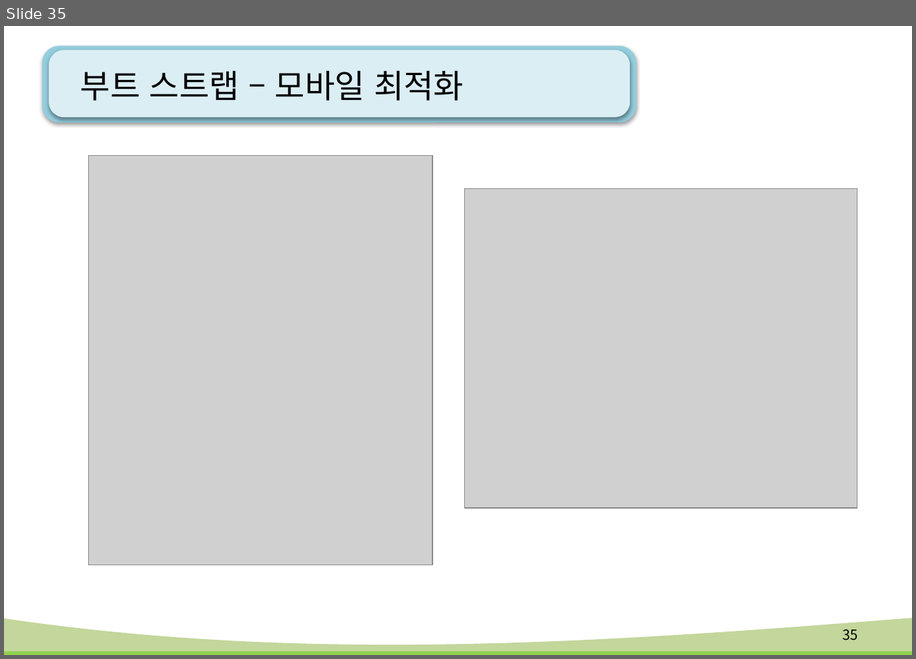
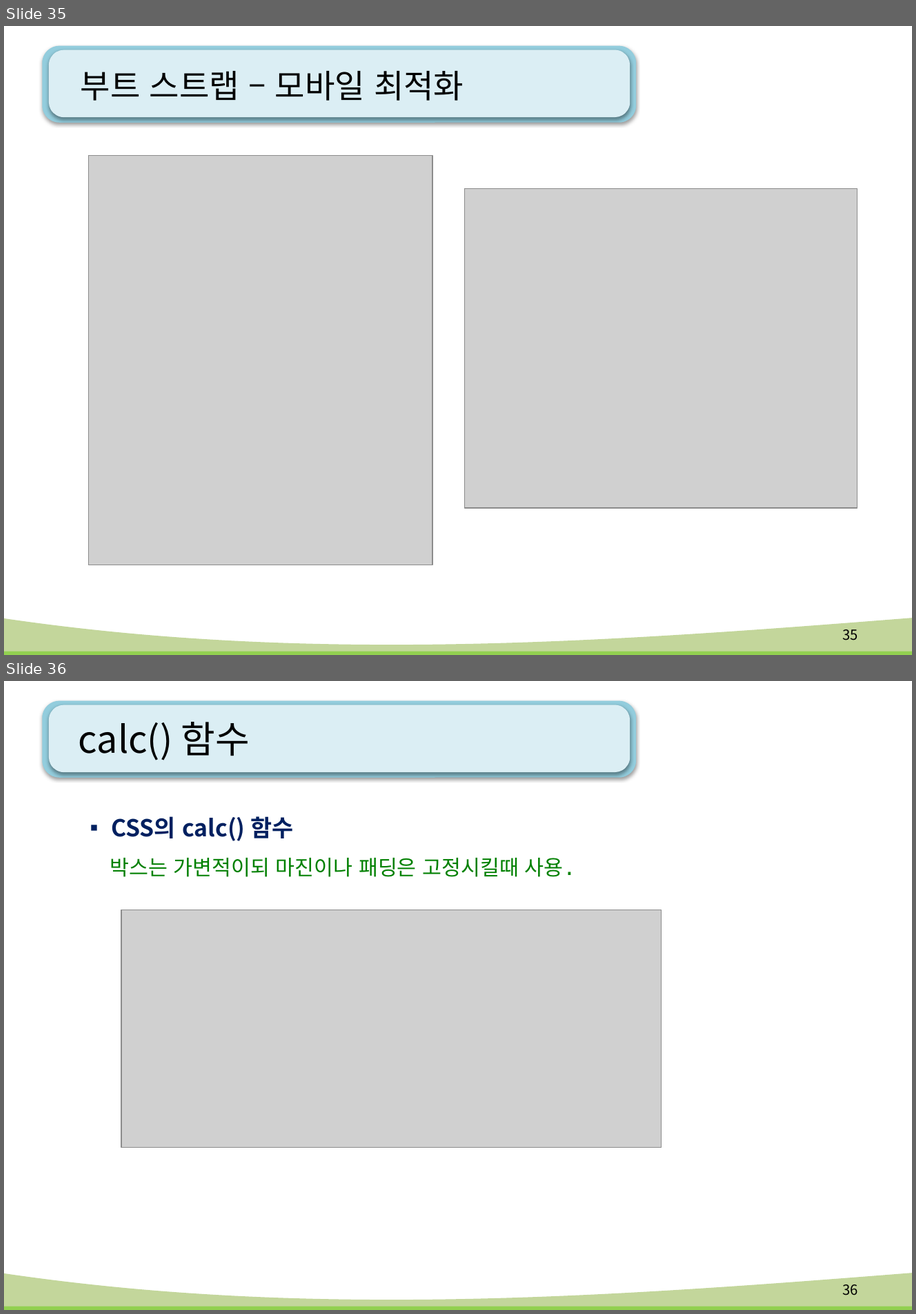
Before and after one commit to kiyongee2/green_project_web, a slide deck: html-css_ppt/12강. flex(플렉스).pptx. Shown one above the other, each under a label of ours: slide 35 before the commit, slides 35 and 36 after it. The pictures are 916x659 and 916x1314 pixels, drawn with LibreOffice and Linux fonts; fonts in the diff are those of the drawing; grey boxes stand for pictures; background and template pictures are left out. Boxes give left, top, right and bottom in pixels: in the first picture for what was removed or moved away, otherwise in the second. Text is boxed around its words. In the diff, an @@ line names an element or a change of style, - is before the commit and + after.

```diff
--- a/html-css_ppt/12강. flex(플렉스).pptx
+++ b/html-css_ppt/12강. flex(플렉스).pptx
@@ slide 36 added at box(4, 681, 912, 1310), background #FFFFFF; not listed: 4 template elements that a slide beside it also shows @@
@@ title added at box(79, 722, 250, 760), 32 pt, text #000000 @@
+calc() 함수
@@ text added at box(111, 816, 293, 841), 20 pt, text #002060, bold @@
+▪ CSS의 calc() 함수
@@ text added at box(110, 858, 576, 877), 18 pt, text #008000 @@
+박스는 가변적이되 마진이나 패딩은 고정시킬때 사용.
@@ picture added at box(121, 910, 662, 1147) @@
@@ page number added at box(843, 1284, 858, 1295), 12 pt, text #000000 @@
+36
```
Also in this commit, not shown: 2 other slides added, 9 other files.
